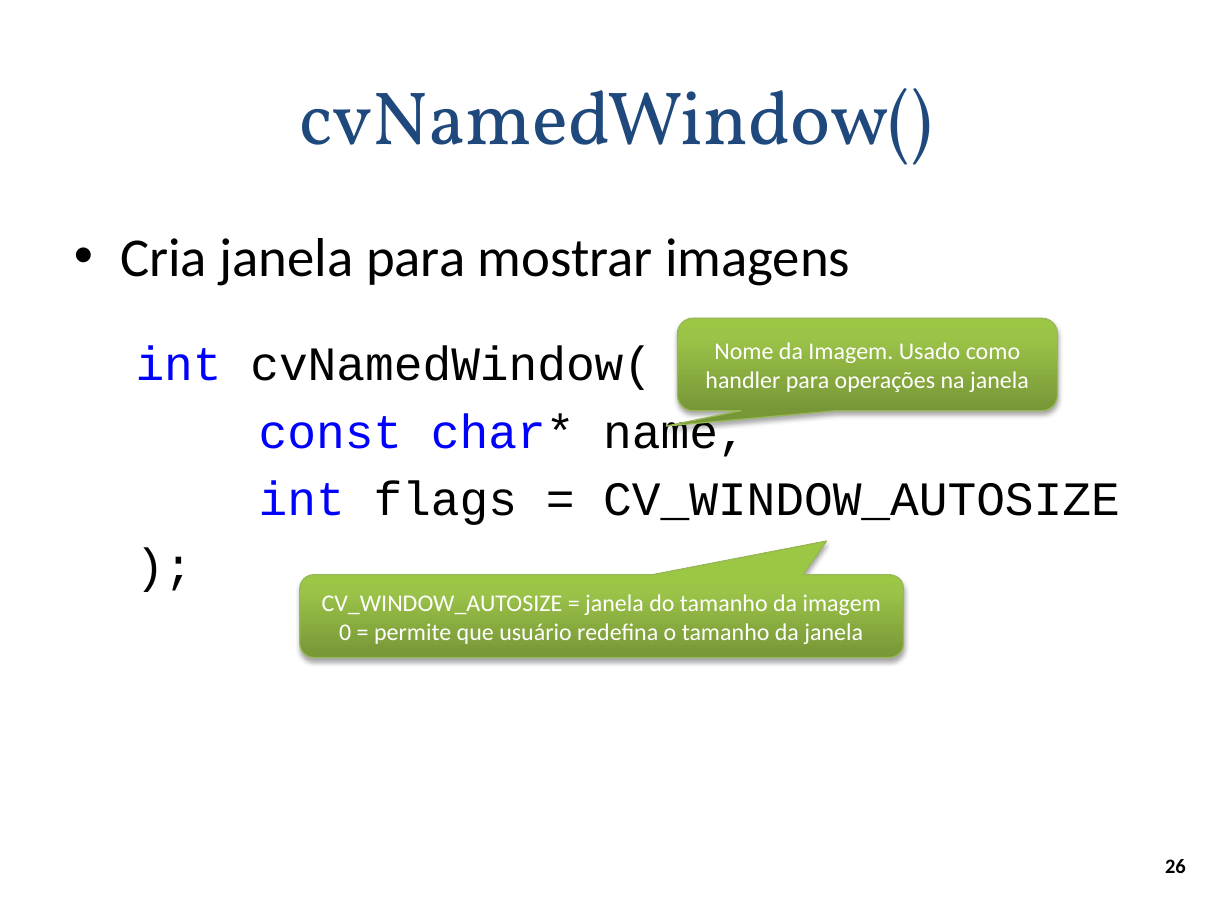
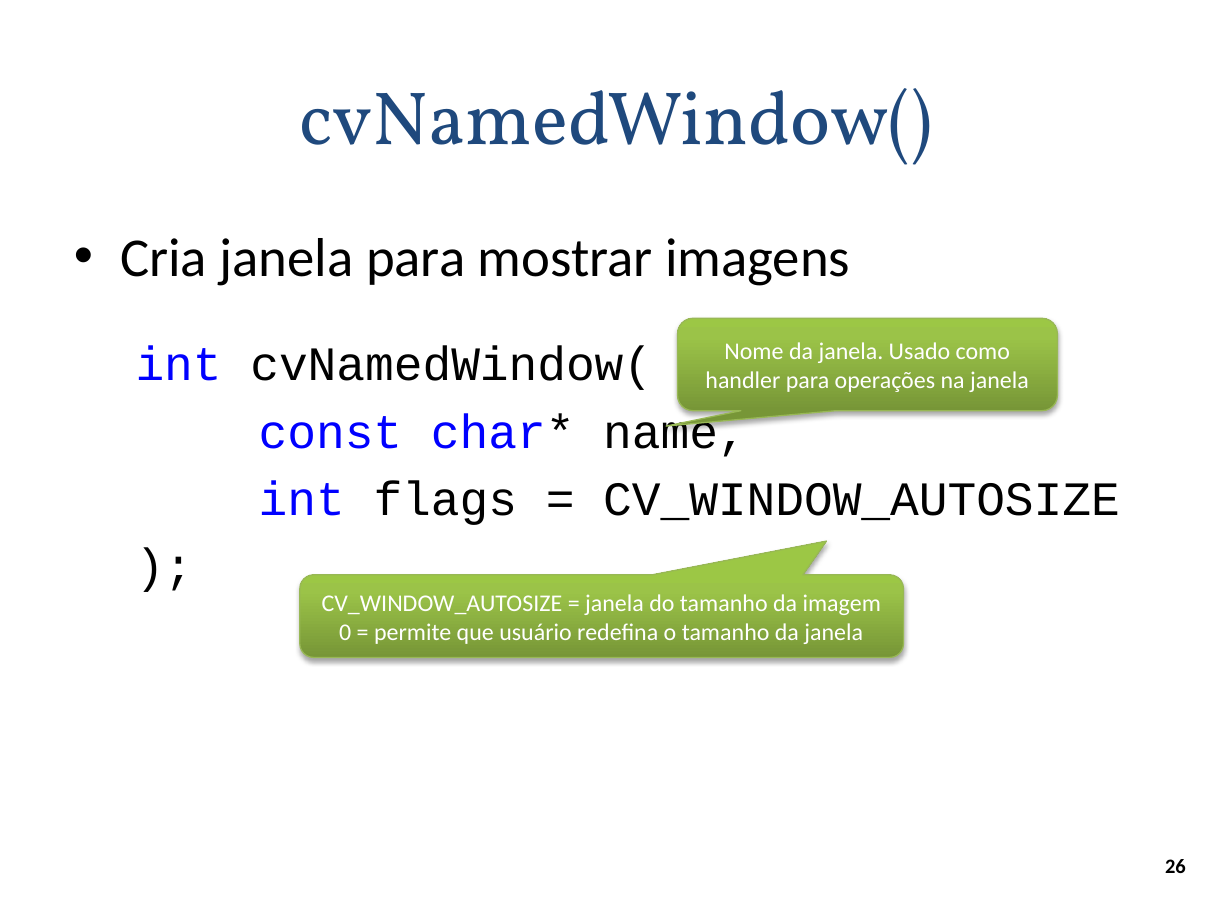
Before and after one commit to andrecurvello/tests-zingarelli, a slide deck: slide 26 of 1-Meus-Artigos/Minicurso-SemComp2011/minicurso-SemComp2011.pptx. Drawn at 1232x924 pixels with LibreOffice and Linux fonts; fonts in the diff are those of the drawing; background and template pictures are left out. Boxes give left, top, right and bottom in pixels: in the first picture for what was removed or moved away, otherwise in the second. Text is boxed around its words. In the diff, an @@ line names an element or a change of style, - is before the commit and + after.

Commit message:
SemComp11 - apresentação: parte de abrir e ler imagem - código do programa que lê imagem

```diff
--- a/1-Meus-Artigos/Minicurso-SemComp2011/minicurso-SemComp2011.pptx
+++ b/1-Meus-Artigos/Minicurso-SemComp2011/minicurso-SemComp2011.pptx
@@ text in rounded speech box at bbox=[705, 342, 1029, 392]: text changed @@
-Nome da Imagem. Usado como handler para operações na janela
+Nome da janela. Usado como handler para operações na janela
```
Also in this commit, not shown: 4 other slides changed, 12 slides added, 5 other files.
